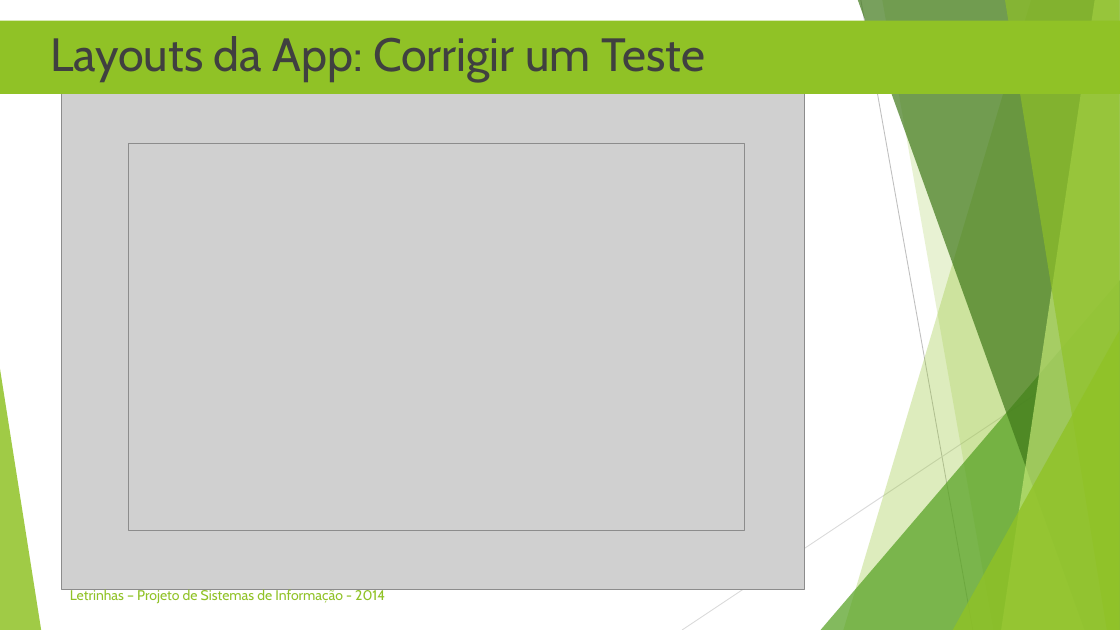
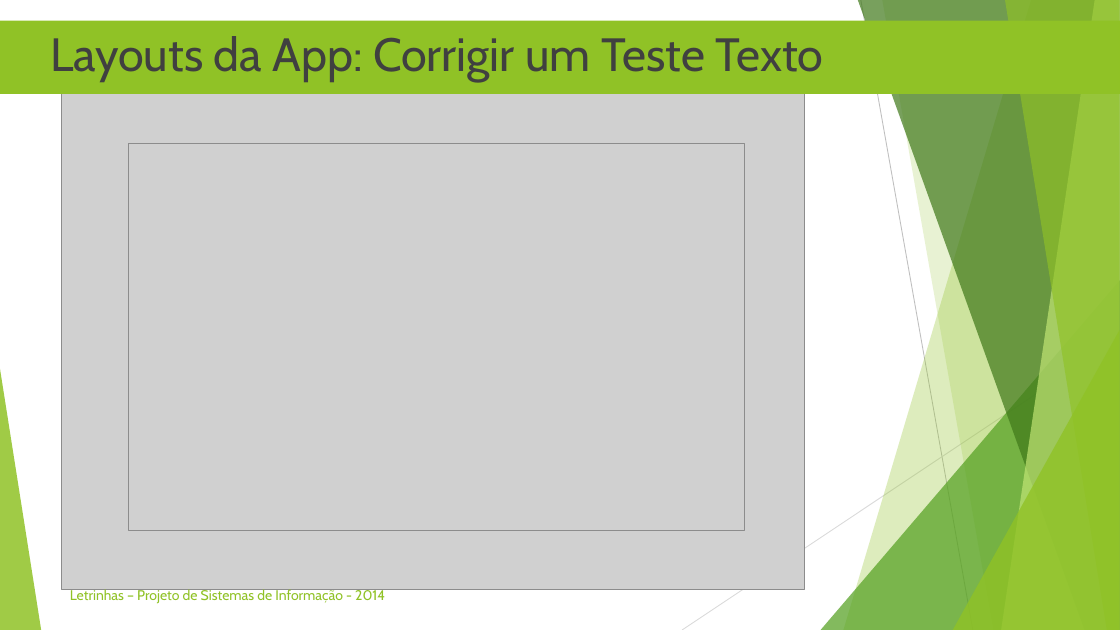
Before and after one commit to iptomar/letrinhas, a slide deck: slide 23 of ApresentacaoAula30-05.pptx. Drawn at 1120x630 pixels with LibreOffice and Linux fonts; fonts in the diff are those of the drawing; grey boxes stand for pictures. Boxes give left, top, right and bottom in pixels: in the first picture for what was removed or moved away, otherwise in the second. Text is boxed around its words. In the diff, an @@ line names an element or a change of style, - is before the commit and + after.

```diff
--- a/ApresentacaoAula30-05.pptx
+++ b/ApresentacaoAula30-05.pptx
@@ text in rectangle at box(50, 36, 823, 83): text changed @@
-▶ Layouts da App: Corrigir um Teste
+▶ Layouts da App: Corrigir um Teste Texto
```
Also in this commit, not shown: 6 other slides changed.
